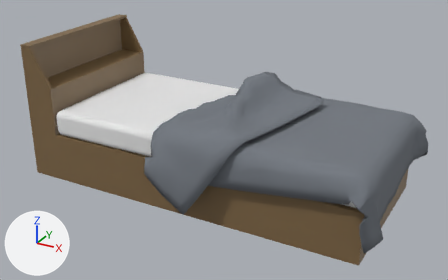
Renders of the Blender file packages/frontend/assets/room/objects/bed/bed.blend from each side of a commit.
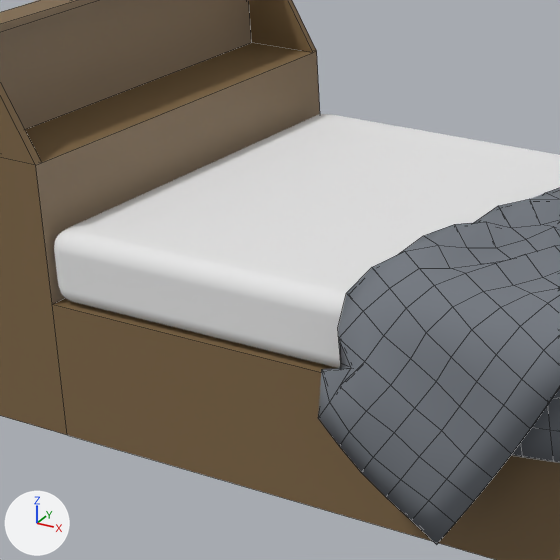
Each version is shown whole from a 50 mm lens placed at (1.633, -3.065, 1.816), pointed at (-0.026, -0.047, 0.307), then close up on the part from 9% to 50% of the width and 12% to 79% of the height. The axes (+X, +Y, +Z) are drawn at lower left. The lights are the same throughout. The last two pictures show the newer version. The close-ups show mesh edges as thin lines.

Names of what the first close-up shows: 'Branket_baked_', 'Frame', 'Matrress'.
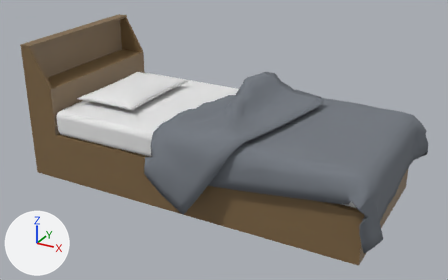
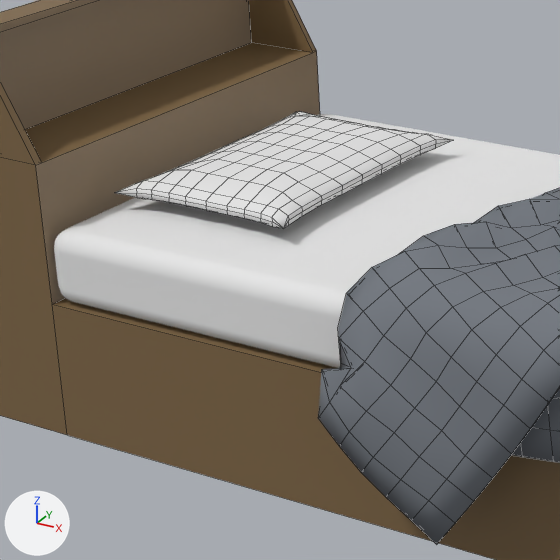
Pixel boxes [x1, y1, x2, y2] of what changed, in the close-ups (560 x 560 px):
'Pillow', added
    after: [115, 111, 453, 229]

The change, as a diff of the scene's bpy script:
```diff
--- a/packages/frontend/assets/room/objects/bed/bed.blend.py
+++ b/packages/frontend/assets/room/objects/bed/bed.blend.py
@@ mat_pillow @@
+mat_pillow = principled_material('Pillow')
+mat_pillow.base_color = (0.8, 0.8, 0.8)  # white #e7e7e7
+mat_pillow.roughness = 1.0
@@ me_grid_002 @@
+me_grid_002.from_pydata(...)  # 46 vertices, 35 faces; spans x 0.0..0.01, y -0.01..0.0, z 0.0..0.04
+me_grid_002.polygons.foreach_set('use_smooth', [True] * 35)
+me_grid_002.materials.append(mat_pillow)  # white #e7e7e7
@@ ob_pillow @@
+ob_pillow = bpy.data.objects.new('Pillow', me_grid_002)
+ob_pillow.location = (-0.71, 0.0, 0.5)
+ob_pillow.scale = (21.5, 31.5, 1.0)
+_m = ob_pillow.modifiers.new('Mirror', 'MIRROR')
+_m.use_axis = (True, True, True)
```
